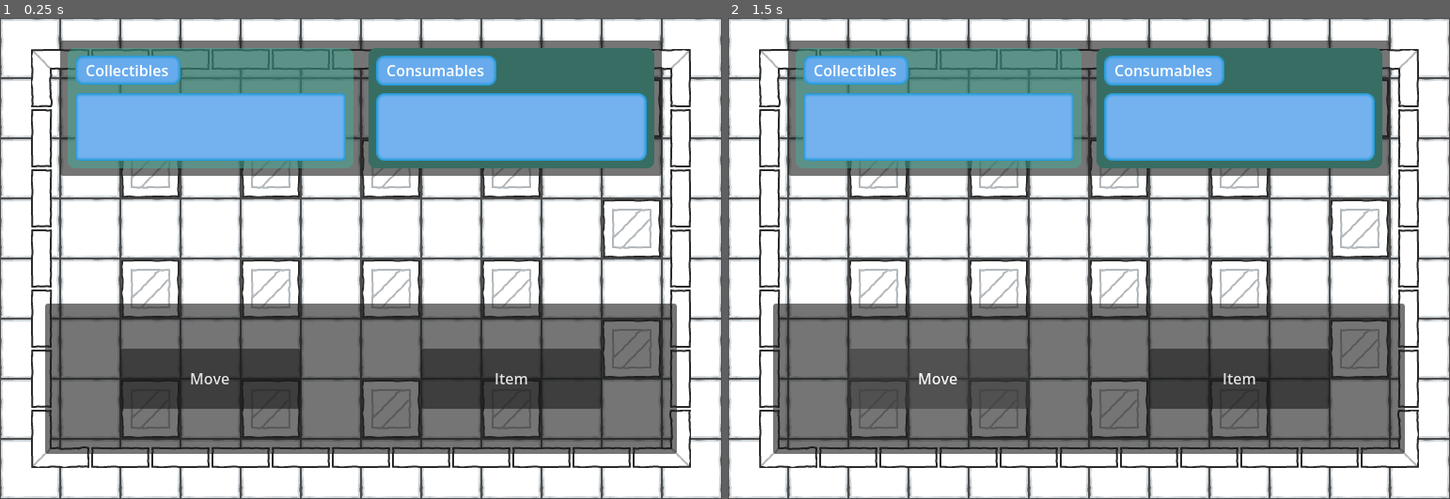
Above: before the commit, frames 1-2 (left to right).
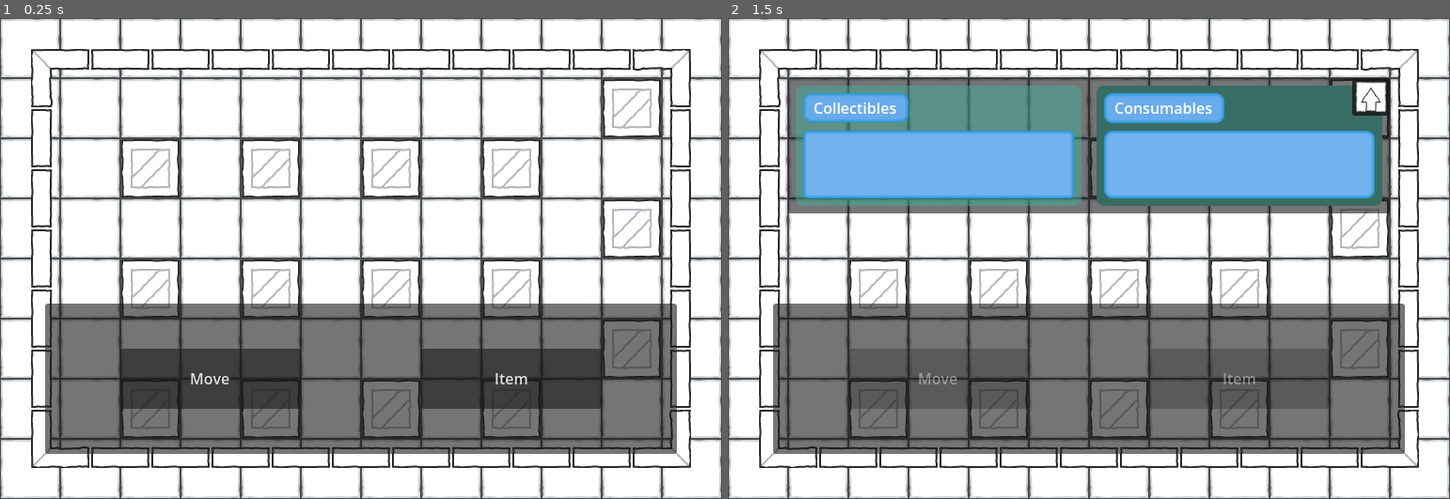
Above: after the commit, the same moments.

Repository: MagicOwl-Games/programmatura-definitive
Game: Godot game, scene res://Root.tscn
Two runs of this game, one before a commit and one after it. Both use one fixed random seed, a clock stepped at 60 frames per second and the inputs below.
Inputs (mouse positions are in pixels of both pictures, inside the frame that each line leads up to):
- Up to frame 1 (0.25 s): no input
- Up to frame 2 (1.5 s): click "Item" at 0.5 s; click (937, 378) at 1.25 s, where only the run before the commit has a clickable "Move"

The runs differ from the first frame. In frame 1, 23% of the frame differs, in the area x 8-92%, y 4-33%; in frame 2, 25%, in the area x 8-92%, y 4-82%.

Commit message:
feat: items panel opening and closing

Diff:
--- a/project.godot
+++ b/project.godot
@@ -15,6 +15,10 @@
 config/features=PackedStringArray("4.7", "GL Compatibility")
 config/icon="res://icon.svg"
 
+[autoload]
+
+GameState="*uid://ckcudsa2cvj0x"
+
 [display]
 
 window/size/viewport_width=768
--- a/scenes/GUI.tscn
+++ b/scenes/GUI.tscn
@@ -1,6 +1,7 @@
 [gd_scene format=3 uid="uid://dwafxwbkhplgk"]
 
 [ext_resource type="Script" uid="uid://d04a5627a2jgw" path="res://scripts/gui.gd" id="1_jbthi"]
+[ext_resource type="Texture2D" uid="uid://biy02jtjikgtw" path="res://assets/PNG/Default (64px)/floor_arrow_head.png" id="2_5j4t3"]
 
 [sub_resource type="CanvasItemMaterial" id="CanvasItemMaterial_k0akp"]
 
@@ -106,9 +107,9 @@
 [node name="ItemsPanel" type="Panel" parent="." unique_id=1111391792]
 layout_mode = 0
 offset_left = 64.0
-offset_top = 24.0
+offset_top = 64.0
 offset_right = 704.0
-offset_bottom = 168.0
+offset_bottom = 208.0
 
 [node name="CollectiblesPanel" type="Panel" parent="ItemsPanel" unique_id=871228639]
 layout_mode = 0
@@ -172,5 +173,19 @@
 text = "Consumables"
 horizontal_alignment = 1
 
+[node name="CloseButtonPanel" type="Panel" parent="ItemsPanel" unique_id=396737295]
+layout_mode = 0
+offset_left = 600.0
+offset_right = 640.0
+offset_bottom = 40.0
+
+[node name="CloseItemsPanelButton" type="Button" parent="ItemsPanel/CloseButtonPanel" unique_id=1505961525]
+layout_mode = 0
+offset_right = 40.0
+offset_bottom = 40.0
+icon = ExtResource("2_5j4t3")
+expand_icon = true
+
 [connection signal="pressed" from="ActionButtons/MoveButton" to="." method="_on_move_button_pressed"]
 [connection signal="pressed" from="ActionButtons/ItemButton" to="." method="_on_item_button_pressed"]
+[connection signal="pressed" from="ItemsPanel/CloseButtonPanel/CloseItemsPanelButton" to="." method="_on_close_items_panel_button_pressed"]
--- /dev/null
+++ b/scripts/game_state.gd
@@ -0,0 +1,29 @@
+extends Node
+
+signal item_menu_signal(is_open: bool);
+
+# TODO: write a safer type for items in general
+var collectibles: Array[Item] = [];
+var consumables: Array[Item] = [];
+
+var is_item_menu_open: bool = false;
+
+# Called when the node enters the scene tree for the first time.
+func _ready() -> void:
+	#item_menu_signal.connect(_on_game_state_handle_item_menu_signal);
+	pass # Replace with function body.
+
+
+# Called every frame. 'delta' is the elapsed time since the previous frame.
+func _process(delta: float) -> void:
+	pass
+
+#func _on_game_state_handle_item_menu_signal(is_opening: bool) -> void:
+	#is_item_menu_open = is_opening;
+	##action_menu.position.y += 80;
+	##items_menu.position.y += 80;
+	#print(is_opening);
+
+#func handle_menus_position(is_opening: bool, action_menu: Panel, items_menu: Panel) -> void:
+	#action_menu.position.y += 80;
+	#items_menu.position.y += 80;
--- a/scripts/gui.gd
+++ b/scripts/gui.gd
@@ -1,8 +1,10 @@
 extends Control
 
-
+@onready var items_panel: Panel = $ItemsPanel;
 # Called when the node enters the scene tree for the first time.
 func _ready() -> void:
+	GameState.item_menu_signal.connect(_on_gui_handle_item_menu_signal);
+	items_panel.visible = false;
 	pass # Replace with function body.
 
 
@@ -10,11 +12,16 @@
 func _process(delta: float) -> void:
 	pass
 
+func _on_gui_handle_item_menu_signal(is_opening: bool) -> void:
+	items_panel.visible = is_opening;
+	$ActionButtons/ItemButton.disabled = is_opening;
+	$ActionButtons/MoveButton.disabled = is_opening;
 
 func _on_move_button_pressed() -> void:
 	print("move button clicado");
 
+func _on_item_button_pressed() -> void:
+	GameState.item_menu_signal.emit(true);
 
-
-func _on_item_button_pressed() -> void:
-	print("item button clicado");
+func _on_close_items_panel_button_pressed() -> void:
+	GameState.item_menu_signal.emit(false);
--- /dev/null
+++ b/scripts/item.gd
@@ -0,0 +1,33 @@
+class_name Item
+extends Node
+
+var item_id: int = 0;	# different from index in the item array
+var is_selected: bool = false;
+var is_consumable: bool = false;
+var item_name: String;
+var item_quantity: int;
+
+func _init(
+	p_name: String,
+	p_quantity: int = 1,
+	p_is_selected: bool = false,
+	p_is_consumable: bool = false
+) -> void:
+	is_selected = p_is_selected;
+	is_consumable = p_is_consumable;
+	item_name = p_name;
+	item_quantity = p_quantity;
+# Called when the node enters the scene tree for the first time.
+func _ready() -> void:
+	pass # Replace with function body.
+
+# Called every frame. 'delta' is the elapsed time since the previous frame.
+func _process(delta: float) -> void:
+	pass
+
+# TODO: create helper script later, probably
+func createItem(i_name: String, quantity: int = 1,
+	selected: bool = false,
+	consumable: bool = false) -> Item:
+	var item: Item = Item.new(i_name, quantity, selected, consumable);
+	return item;
Not shown, added: scripts/game_state.gd.uid
Not shown, added: scripts/item.gd.uid
